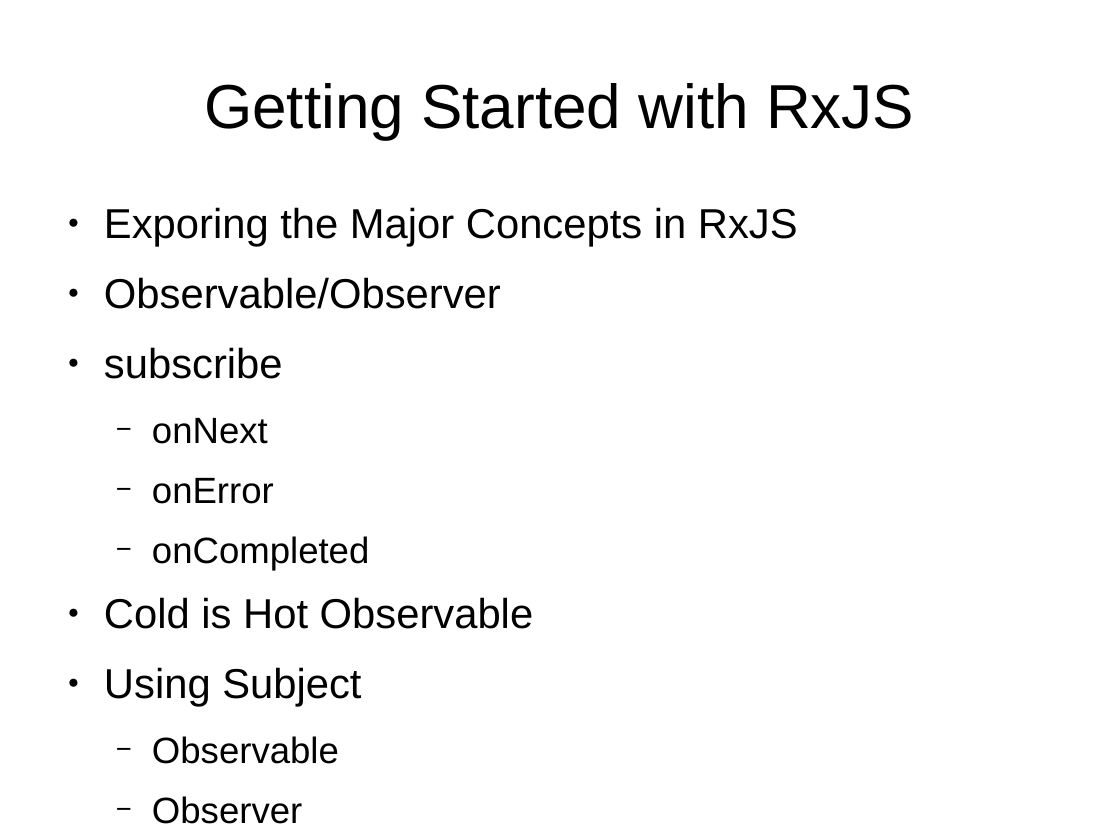
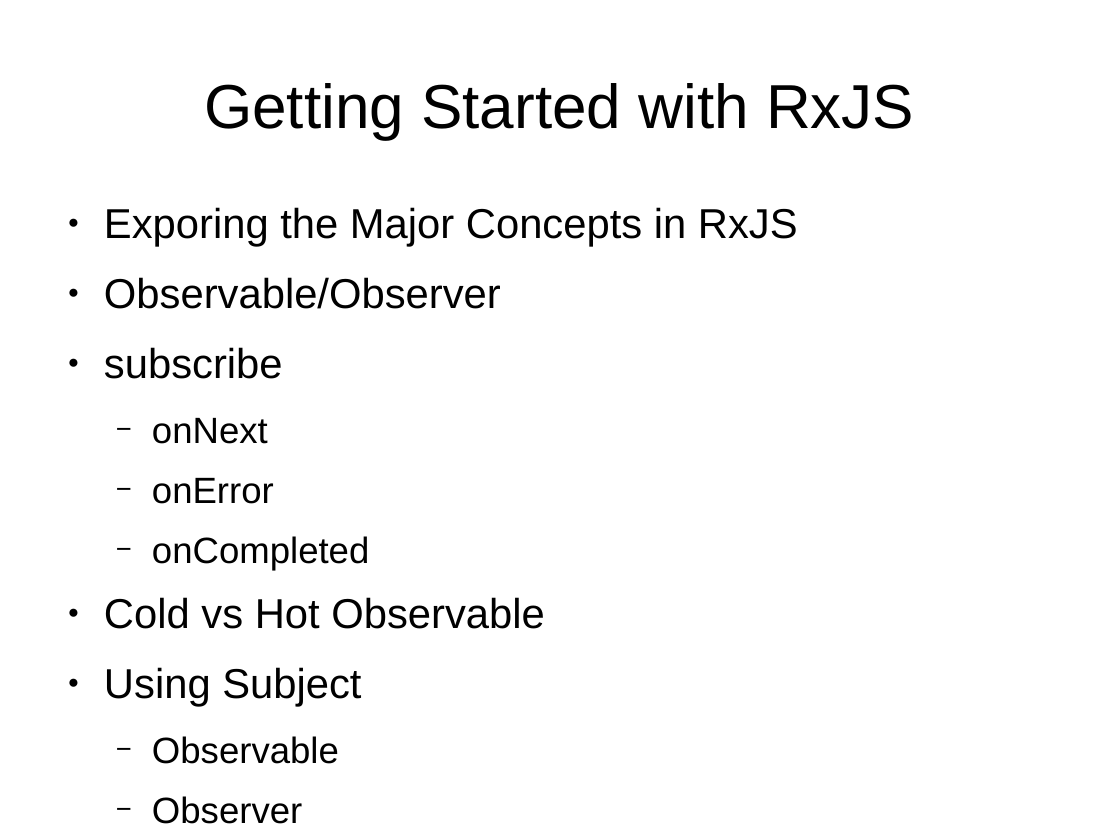
Before and after one commit to sallop/til, a slide deck: slide 19 of RxJS.odp (slide 16 before the commit). Drawn at 1120x840 pixels with LibreOffice and Linux fonts; fonts in the diff are those of the drawing. Boxes give left, top, right and bottom in pixels: in the first picture for what was removed or moved away, otherwise in the second. Text is boxed around its words. In the diff, an @@ line names an element or a change of style, - is before the commit and + after.

```diff
--- a/RxJS.odp
+++ b/RxJS.odp
@@ text at <box>104,597,545,629</box>: text changed @@
-● Cold is Hot Observable
+● Cold vs Hot Observable
```
Also in this commit, not shown: 3 other slides changed, 3 slides added.
